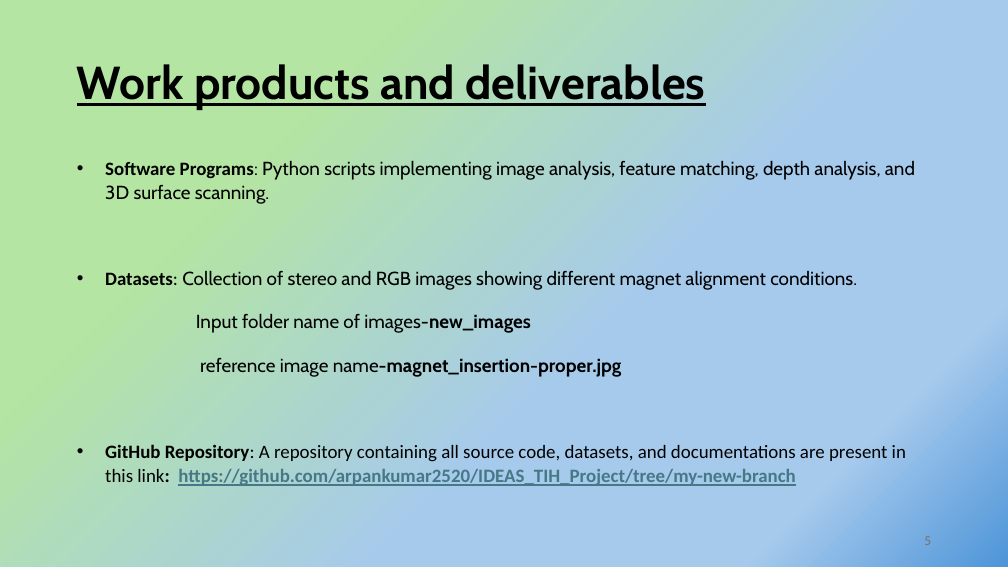
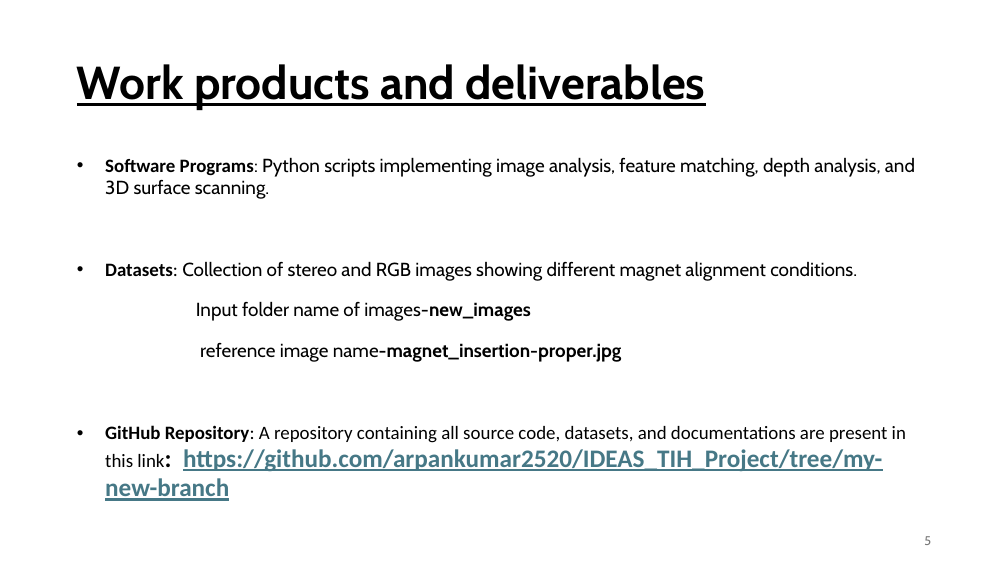
Before and after one commit to arpankumar2520/IDEAS_TIH_Project, a slide deck: slide 5 of MOTOR ASSEMBLY MONITORING THROUGH IMAGE ANALYSIS.pptx. Drawn at 1008x567 pixels with LibreOffice and Linux fonts; fonts in the diff are those of the drawing; background and template pictures are left out. Boxes give left, top, right and bottom in pixels: in the first picture for what was removed or moved away, otherwise in the second. Text is boxed around its words. In the diff, an @@ line names an element or a change of style, - is before the commit and + after.

```diff
--- a/MOTOR ASSEMBLY MONITORING THROUGH IMAGE ANALYSIS.pptx
+++ b/MOTOR ASSEMBLY MONITORING THROUGH IMAGE ANALYSIS.pptx
@@ background gradient #B4E5A2 to #A6CAEC to #4E95D9 to picture (left out) @@
@@ text "Software Programs: Python scripts implementing ..." at [105,157,915,501]: size 18 to 24 pt in "link: https://github.com/arpankumar2520/IDEAS_TIH_Project/tr ..."; line spacing 1.07 to 0.97 @@
```
Also in this commit, not shown: 10 other slides changed, 7 slides added, 9 slides removed, 6 other files.
